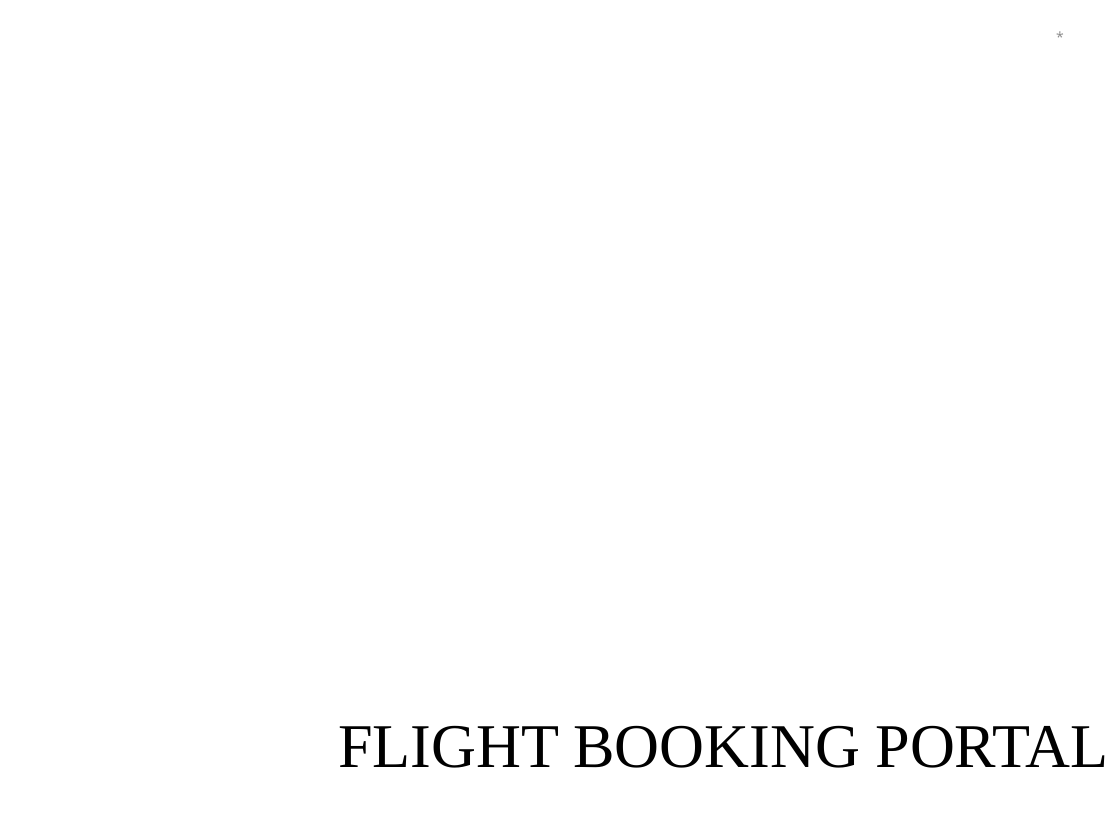
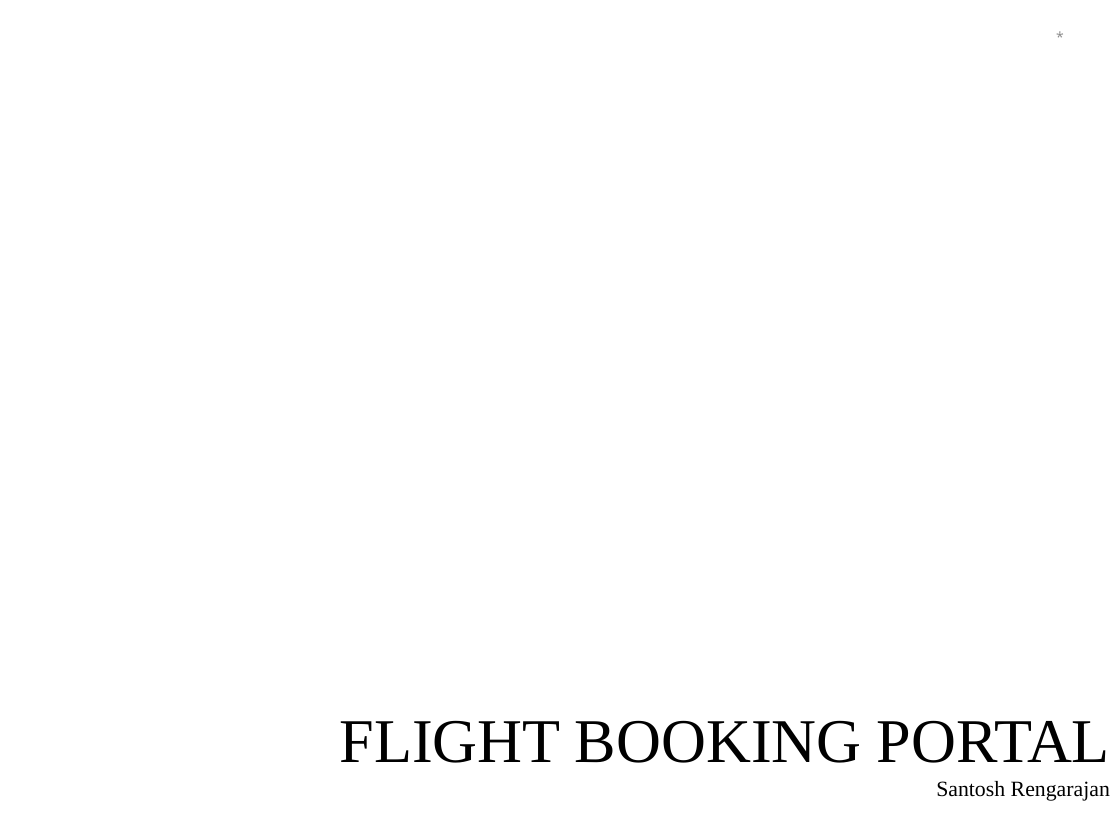
Before and after one commit to santoshofs/TesT, a slide deck: slide 1 of Activity/Mvp/OFS_PPT_Template.ppt. Drawn at 1120x840 pixels with LibreOffice and Linux fonts; fonts in the diff are those of the drawing; background and template pictures are left out. Boxes give left, top, right and bottom in pixels: in the first picture for what was removed or moved away, otherwise in the second. Text is boxed around its words. In the diff, an @@ line names an element or a change of style, - is before the commit and + after.

```diff
--- a/Activity/Mvp/OFS_PPT_Template.ppt
+++ b/Activity/Mvp/OFS_PPT_Template.ppt
@@ title at bbox=[340, 720, 1110, 801]: text changed @@
-FLIGHT BOOKING PORTAL
+FLIGHT BOOKING PORTAL
+Santosh Rengarajan
```
Also in this commit, not shown: 2 other slides changed, 10 slides added, 1 slide removed, 7 other files.
